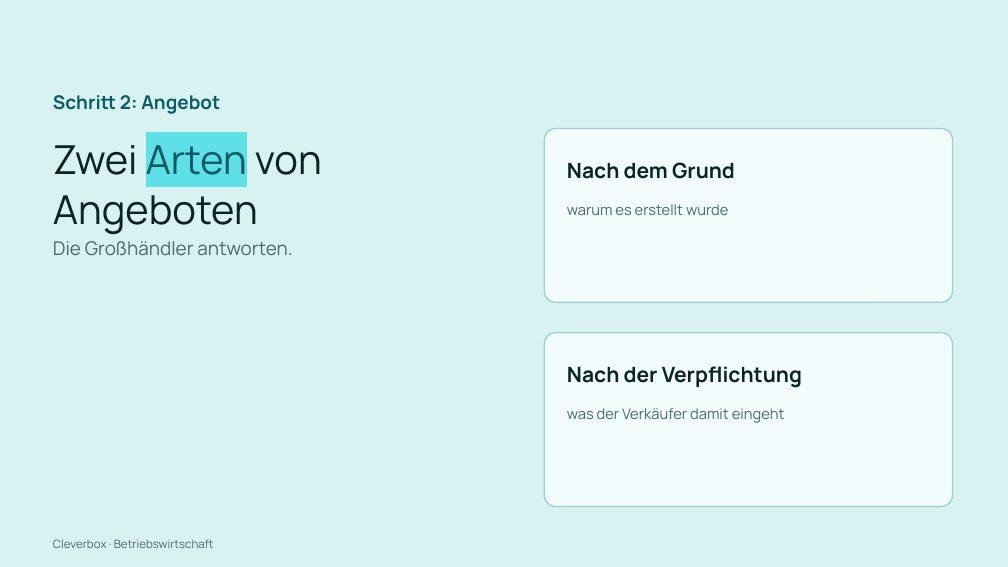
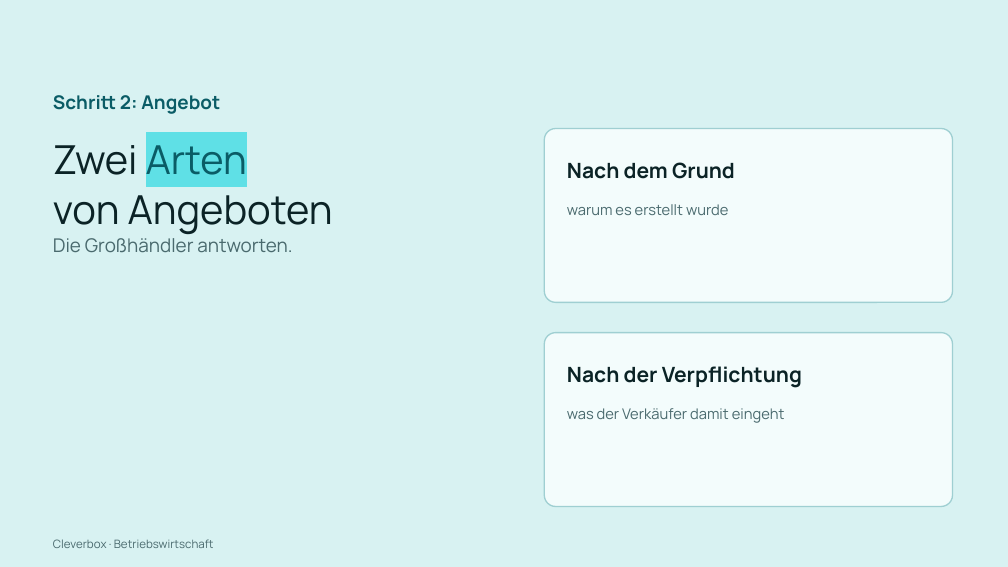
Before and after one commit to arminheske/claudecloud, a slide deck: slide 29 of videoslides/cleverbox-abwicklung-kauf-slides.pptx. Drawn at 1008x567 pixels with LibreOffice and Linux fonts; fonts in the diff are those of the drawing. Boxes give left, top, right and bottom in pixels: in the first picture for what was removed or moved away, otherwise in the second. Text is boxed around its words. In the diff, an @@ line names an element or a change of style, - is before the commit and + after.

```diff
--- a/videoslides/cleverbox-abwicklung-kauf-slides.pptx
+++ b/videoslides/cleverbox-abwicklung-kauf-slides.pptx
@@ text at [53,145,333,234]: text changed @@
-Zwei Arten von Angeboten
+Zwei Arten
+von Angeboten
```
Also in this commit, not shown: 60 other slides changed, 1 other file.
